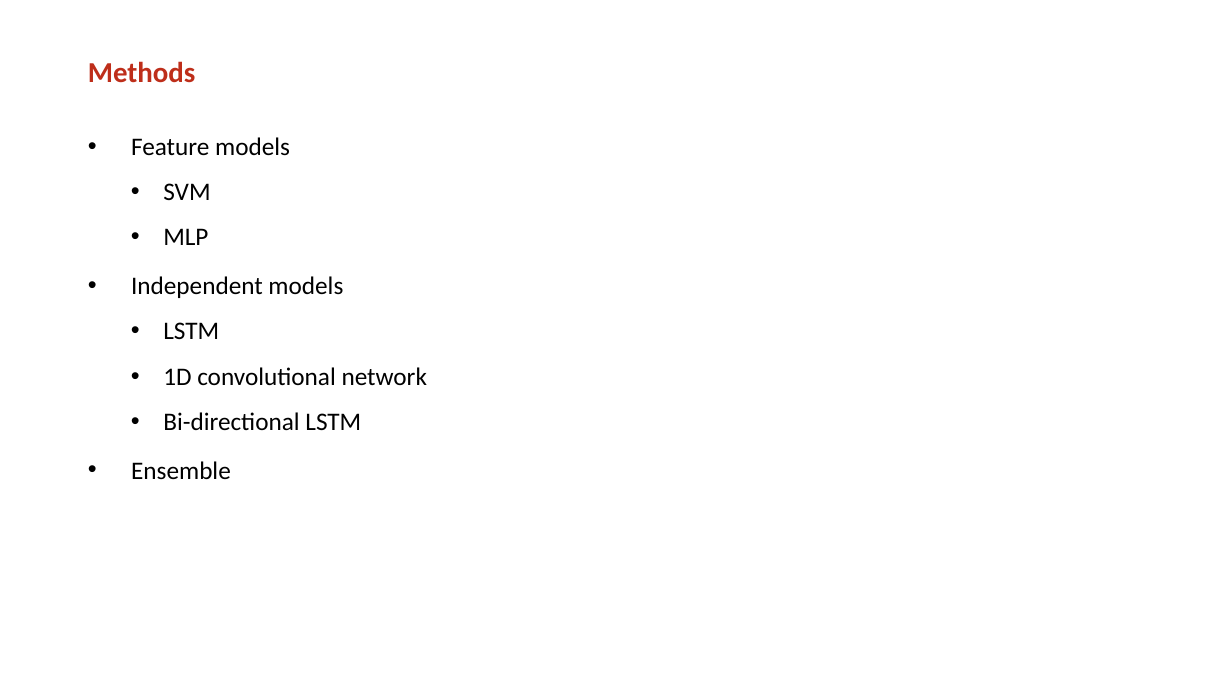
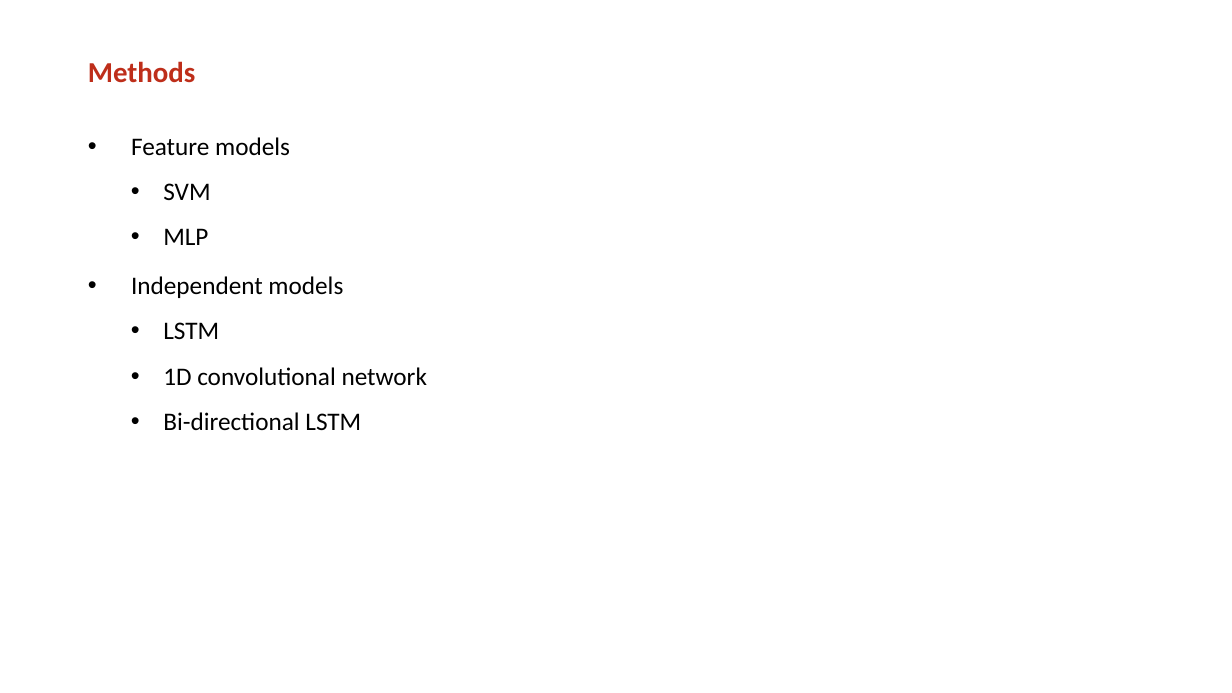
Before and after one commit to ScaleRunner/MLoB, a slide deck: slide 5 of final_presentation_1.pptx. Drawn at 1232x693 pixels with LibreOffice and Linux fonts; fonts in the diff are those of the drawing; background and template pictures are left out. Boxes give left, top, right and bottom in pixels: in the first picture for what was removed or moved away, otherwise in the second. Text is boxed around its words. In the diff, an @@ line names an element or a change of style, - is before the commit and + after.

```diff
--- a/final_presentation_1.pptx
+++ b/final_presentation_1.pptx
@@ text at box(131, 461, 231, 480): paragraph removed @@
-• Ensemble
```
Also in this commit, not shown: 3 other slides changed, 1 slide added, 1 other file.
